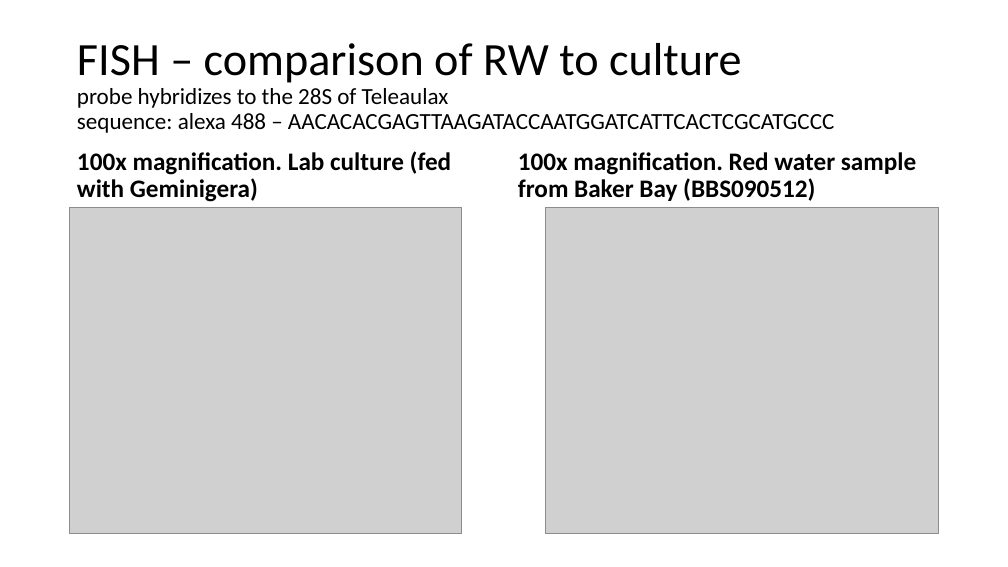
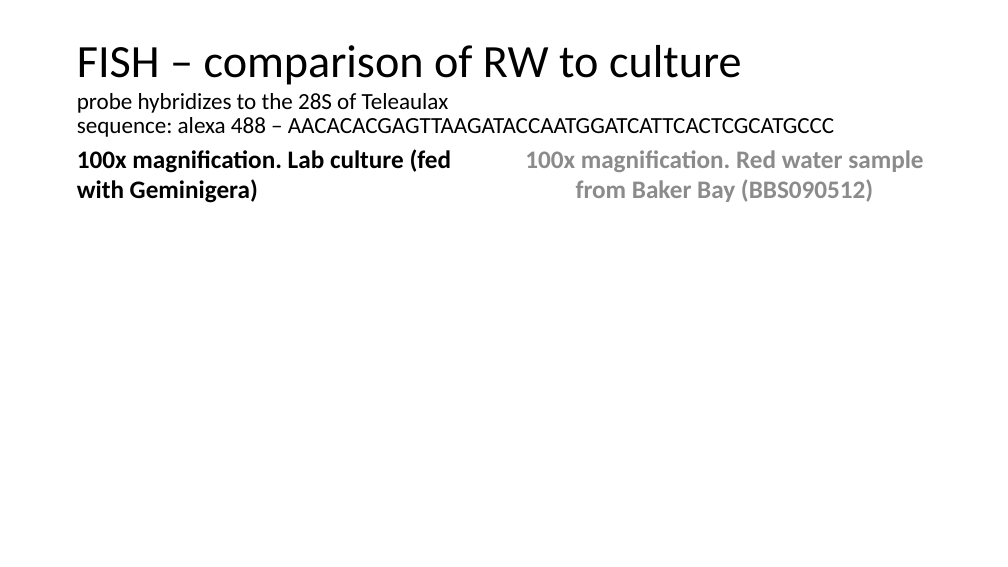
Before and after one commit to mmh1133/CMOP, a slide deck: slide 1 of pics_misc/fall2013 SAT03 data.pptx. Drawn at 1008x567 pixels with LibreOffice and Linux fonts; fonts in the diff are those of the drawing; grey boxes stand for pictures. Boxes give left, top, right and bottom in pixels: in the first picture for what was removed or moved away, otherwise in the second. Text is boxed around its words. In the diff, an @@ line names an element or a change of style, - is before the commit and + after.

```diff
--- a/pics_misc/fall2013 SAT03 data.pptx
+++ b/pics_misc/fall2013 SAT03 data.pptx
@@ text "100x magnification. Lab culture (fed ..." at (x1=77, y1=149, x2=452, y2=203): line spacing 0.9 to 1; less space between paragraphs @@
@@ text "100x magnification. Red water sample ..." at (x1=525, y1=150, x2=923, y2=202): text colour #000000 to #8B8B8B; alignment left to centre; line spacing 0.9 to 1; less space between paragraphs @@
@@ picture removed at (x1=70, y1=207, x2=461, y2=534) @@
@@ picture removed at (x1=546, y1=207, x2=939, y2=534) @@
```
Also in this commit, not shown: 4 other slides changed, 17 other files.
